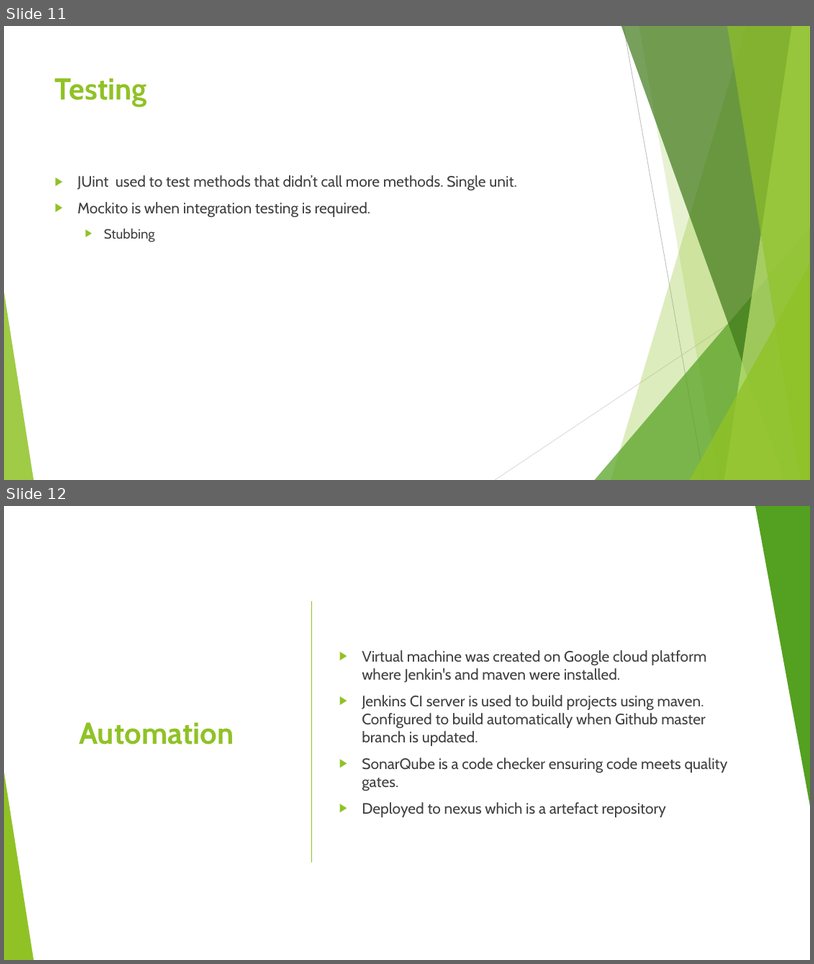
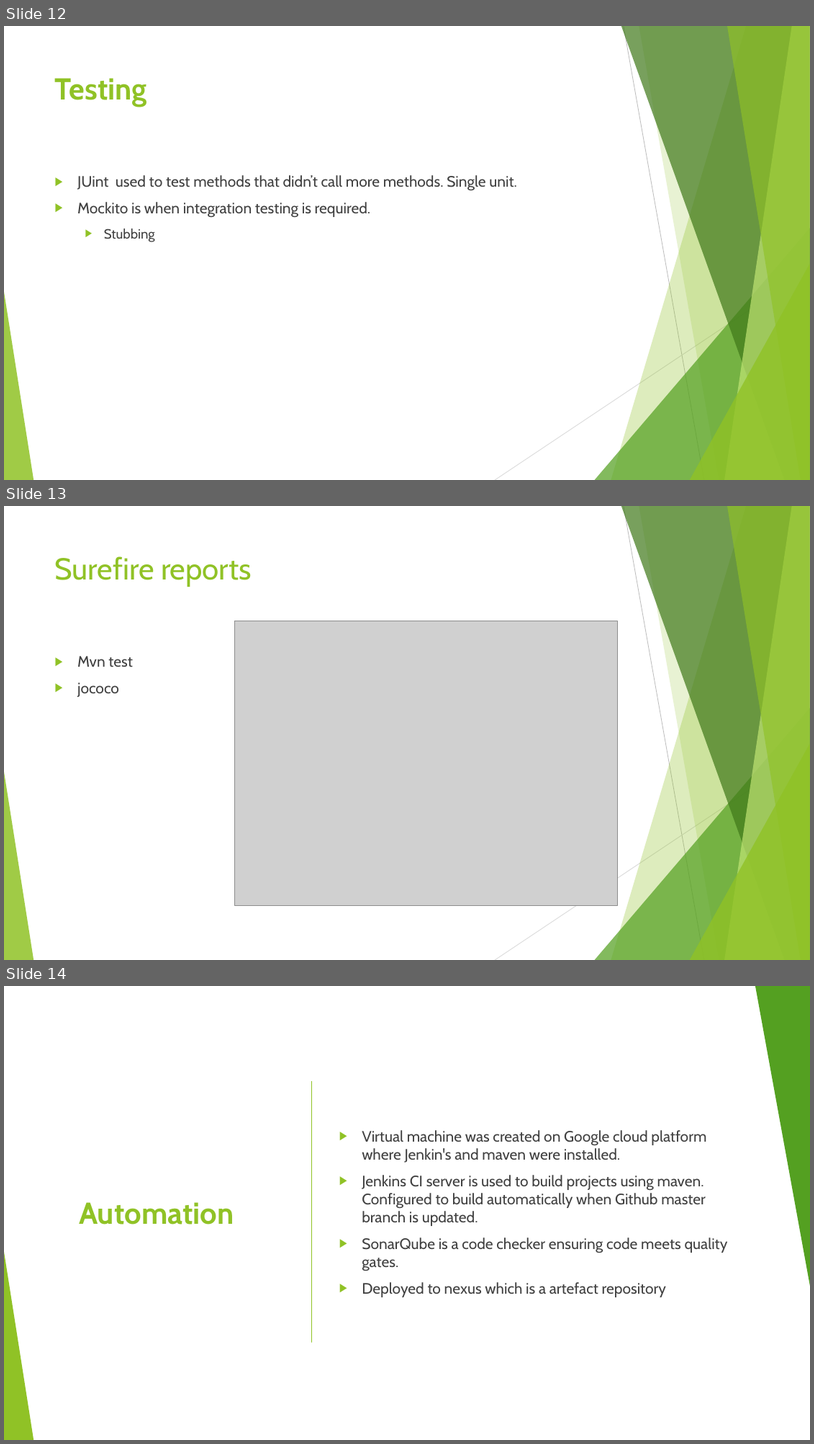
Before and after one commit to tylerjohneddy/tyler-ims, a slide deck: IMS Presentation.pptx. Shown one above the other, each under a label of ours: slides 11 and 12 before the commit, slides 12, 13 and 14 after it. The pictures are 814x964 and 814x1444 pixels, drawn with LibreOffice and Linux fonts; fonts in the diff are those of the drawing; grey boxes stand for pictures. Boxes give left, top, right and bottom in pixels: in the first picture for what was removed or moved away, otherwise in the second. Text is boxed around its words. In the diff, an @@ line names an element or a change of style, - is before the commit and + after.

```diff
--- a/IMS Presentation.pptx
+++ b/IMS Presentation.pptx
@@ slide 13 added at box(4, 506, 810, 960), background #FFFFFF; not listed: 10 template elements that a slide beside it also shows @@
@@ title added at box(55, 556, 252, 587), 36 pt, text #90C226 @@
+Surefire reports
@@ picture added at box(235, 621, 618, 906) @@
@@ text added at box(77, 656, 133, 697), 18 pt, text #404040 @@
+▶ Mvn test
+▶ jococo
@@ what was slide 11 is now slide 12 @@
@@ what was slide 12 is now slide 14 @@
```
Also in this commit, not shown: 2 slides changed, 2 other slides added.
